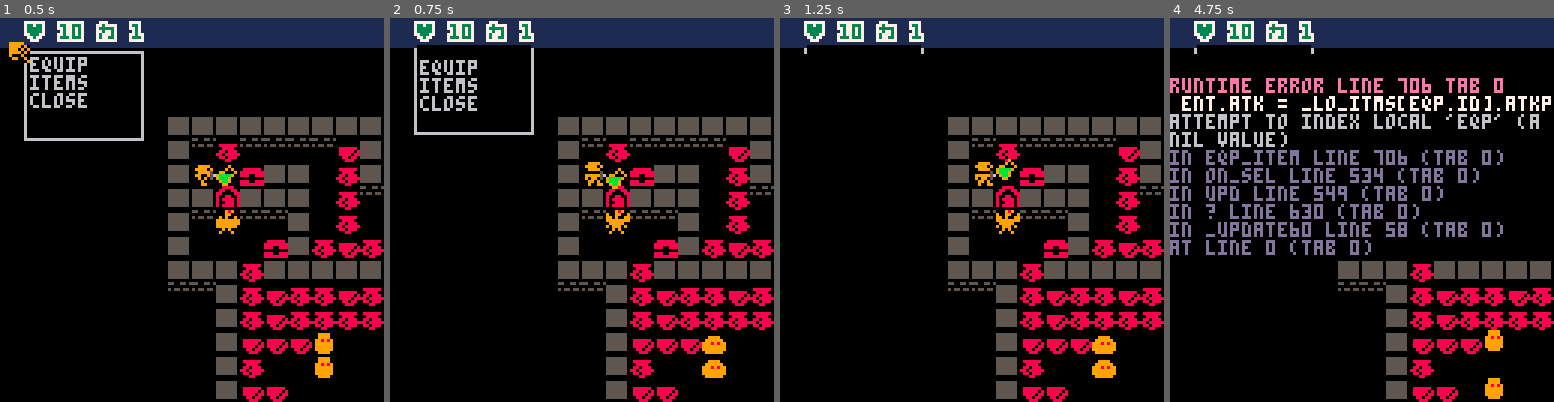
Above: before the commit, frames 1-4 (left to right).
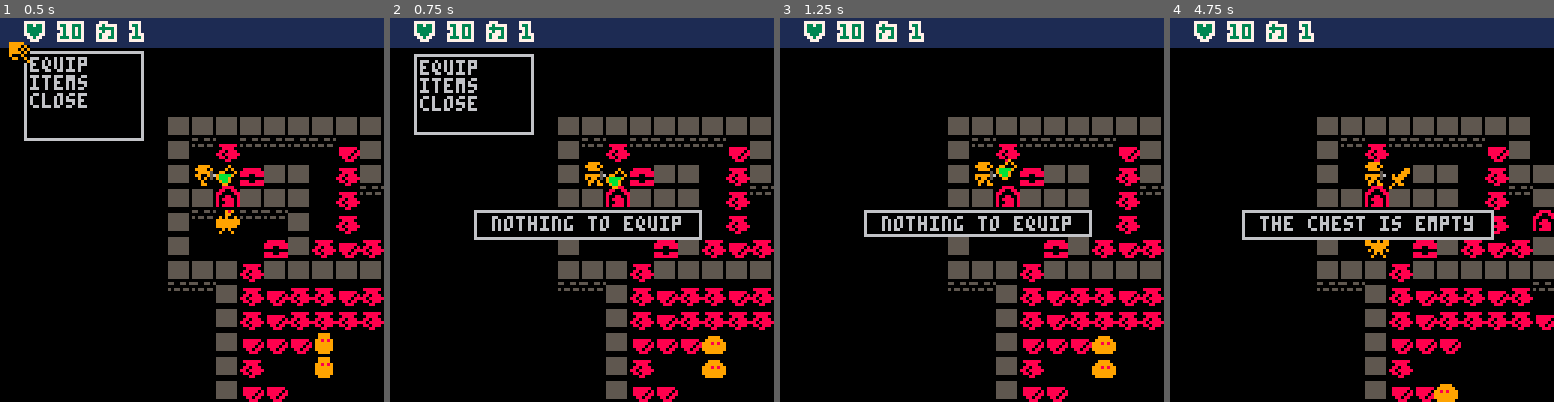
Above: after the commit, the same moments.

Repository: chebastian/picoabyss
Game: PICO-8 cartridge rouge.p8
Two runs of this game, one before a commit and one after it. Both use one fixed random seed, a clock stepped at 60 frames per second and the inputs below.
Inputs:
- Up to frame 1 (0.5 s): tap X (X key) at 0.33 s
- Up to frame 2 (0.75 s): tap O (Z key) at 0.7 s
- Up to frame 3 (1.25 s): tap X (X key) at 1.07 s
- Up to frame 4 (4.75 s): hold Right 1.6-2.1 s; tap O (Z key) every 0.4 s from 1.7 to 4.5 s; tap X (X key) at 1.85, 2.97, 4.08 s; hold Up 2.15-2.42 s; hold Right 2.47-3.03 s; hold Left 3.08-3.58 s; hold Down 3.63-3.97 s; hold Right 4.02-4.68 s; hold Up from 4.73 s (still down)

Frame 1 is identical in both runs. In frame 2, 2.9% of the frame differs, in the area x 6-82%, y 7-58%; in frame 3, 2.7%; in frame 4, 27%, in the area x 0-100%, y 7-100%.
Error before the commit: runtime error line 706 tab 0; ent.atk = _lo_itms[eqp.id].atkp; attempt to index local 'eqp' (a nil value)

Commit message:
dont show empty inv

Diff:
--- a/rouge.p8
+++ b/rouge.p8
@@ -298,11 +298,23 @@
 	  wy += df*.5
 	 end
 
+	 -- fix for empty inv
+	 if #w.txt == 0 then
+		 wh = max(wh,10)
+	 end
+
 	 drw_box(w.x,wy,
 	 w.w,wh,
 	 6,0)
 
 	 clip(w.x-8,wy-8,w.w+6,wh+6)
+--	 if #w.txt == 0 then
+--	  print("empty",
+--	  w.x+2
+--	  ,wy+2
+--	  ,6)
+--	 end
+
 	 for i=1,#w.txt do
 	  local txt=w.txt[i]
 
@@ -515,9 +527,17 @@
 
 function on_menu_sel(idx)
  if idx == 1 then
-  add_inv_win(_eqp,on_eqp_sel)
+ 	if #_eqp == 0 then
+ 	 show_msg("nothing to equip")
+ 	else
+ 	 add_inv_win(_eqp,on_eqp_sel)
+ 	end
  elseif idx == 2 then
-  add_inv_win(_bpack,on_inv_sel)
+  if #_bpack == 0 then
+   show_msg("empty")
+  else
+   add_inv_win(_bpack,on_inv_sel)
+  end
  end
 end
 
@@ -705,6 +725,9 @@
 end
 
 function eqp_item(idx,ent)
+ if #_eqp == 0 then
+  return
+ end
  local eqp = _eqp[idx]
  ent.atk = _lo_itms[eqp.id].atkp
  sfx(3)
Not shown, changed: 130 lines of the sprite sheet (__gfx__) section of rouge.p8
Not shown, changed: the thumbnail (__label__) section of rouge.p8
